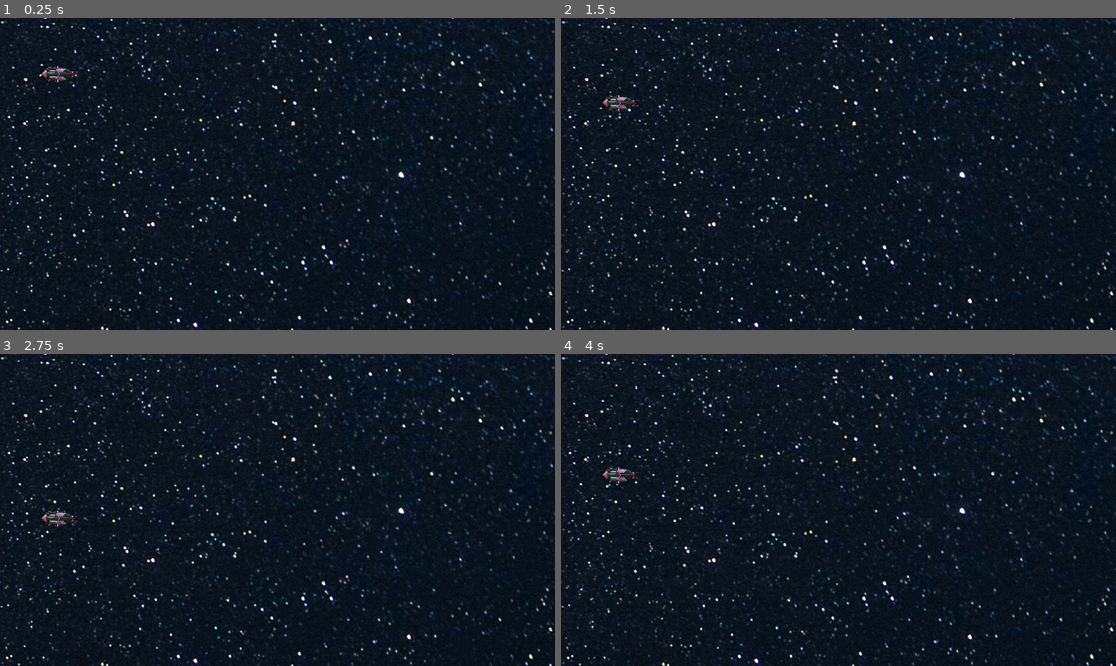
Above: before the commit, frames 1-4 (two rows, left to right).
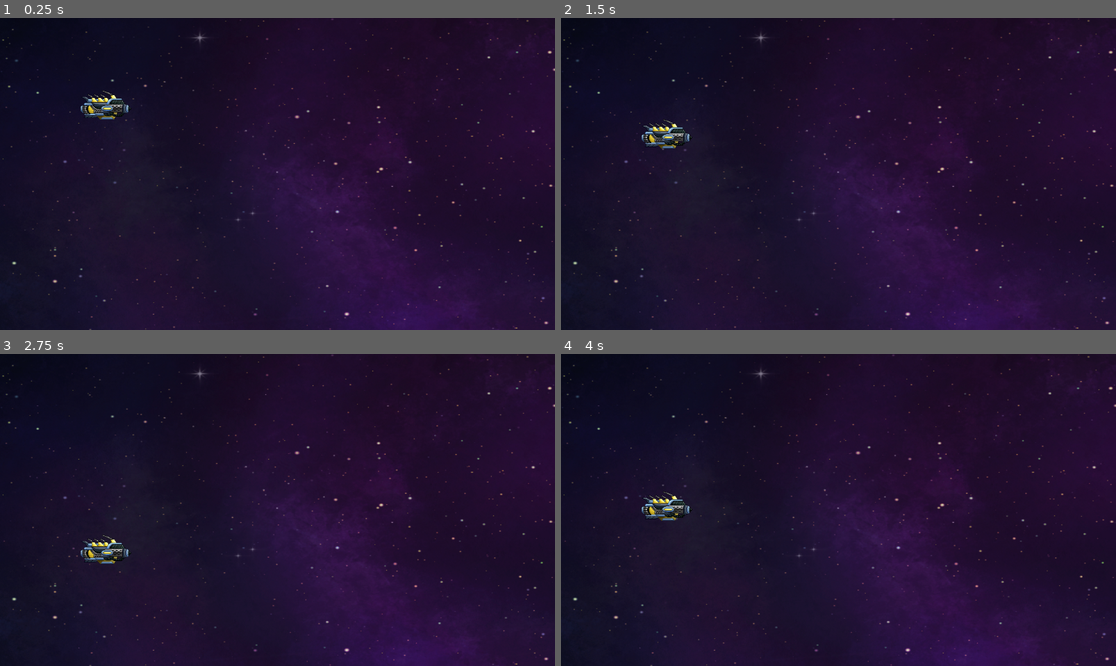
Above: after the commit, the same moments.

Repository: VRich-y/game-academico-2024
Game: Godot game, scene res://main_scene/main_scene.tscn
The game is run twice, just before and just after one commit, with the same random seed, the same clock (stepped at 60 frames per second) and the same inputs.
Inputs:
- Up to frame 1 (0.25 s): no input
- Up to frame 2 (1.5 s): tap Enter at 0.5 s; hold Right (ui_right) 0.53-1.28 s; tap Space at 1.25 s; hold Down (ui_down) from 1.28 s (still down)
- Up to frame 3 (2.75 s): release Down (ui_down) at 2.03 s; hold Right (ui_right) from 2.03 s (still down)
- Up to frame 4 (4 s): tap Enter at 2.75 s; release Right (ui_right) at 2.78 s; hold Up (ui_up) 2.78-3.53 s; hold Down (ui_down) from 3.53 s (still down)

The runs differ from the first frame. In frame 1, 39% of the frame differs, in the area x 0-100%, y 0-100%; in frame 2, 39%; in frame 3, 39%; in frame 4, 39%.

Commit message:
feat: Implamenta animação de turbo

Diff:
--- a/background_scene/background.tscn
+++ b/background_scene/background.tscn
@@ -1,9 +1,10 @@
 [gd_scene load_steps=2 format=3 uid="uid://cwhyx5budtjn"]
 
-[ext_resource type="Texture2D" uid="uid://dk3a3lla46430" path="res://assets/Background/bg1.jpg" id="1_0ogmk"]
+[ext_resource type="Texture2D" uid="uid://dqlwoe5oblvpc" path="res://assets/Background/Space_Background3.png" id="1_gp0l4"]
 
 [node name="Background" type="Node2D"]
 
 [node name="SpaceBackground2" type="Sprite2D" parent="."]
-position = Vector2(-501, -702)
-texture = ExtResource("1_0ogmk")
+position = Vector2(453, 482)
+scale = Vector2(1.51053, 1.109)
+texture = ExtResource("1_gp0l4")
--- a/main_scene/main_scene.tscn
+++ b/main_scene/main_scene.tscn
@@ -6,7 +6,7 @@
 [node name="MainScene" type="Node2D"]
 
 [node name="Background" parent="." instance=ExtResource("1_3fu3d")]
-position = Vector2(106, -252)
+position = Vector2(903, -19)
 
 [node name="ship" parent="." instance=ExtResource("2_2sbr6")]
-position = Vector2(26, 34)
+position = Vector2(106, 90)
--- /dev/null
+++ b/ship_scene/exhoust_player_shipe_sprite.gd
@@ -0,0 +1,27 @@
+extends Sprite2D
+
+var images: Array[String] = ["exhaust1.png", "exhaust2.png", "exhaust3.png", "exhaust4.png"];
+var turbo_status: Array[String] = ["Normal_flight", "Turbo_flight"];
+var image_path = "res://assets/PNG_Parts&Spriter_Animation/Ship5/Exhaust/";
+var current_image: int = 0;
+var current_turb: int = 0;
+
+func change_exhaust():
+	texture = load(image_path + turbo_status[current_turb] + "/Exhaust1" + images[current_image]);
+	print(image_path + turbo_status[current_turb] + "/Exhaust1" + images[current_image]);
+	current_image += 1;
+	if current_image >= 4:
+		current_image = 0;
+
+# Called when the node enters the scene tree for the first time.
+func _ready() -> void:
+	change_exhaust();
+
+
+# Called every frame. 'delta' is the elapsed time since the previous frame.
+func _process(delta: float) -> void:
+	if Input.is_action_pressed("ui_right"):
+		current_turb = 1;
+	else:
+		current_turb = 0;
+	change_exhaust();
--- a/ship_scene/ship.tscn
+++ b/ship_scene/ship.tscn
@@ -1,11 +1,16 @@
-[gd_scene load_steps=3 format=3 uid="uid://hfx25ld53cup"]
+[gd_scene load_steps=4 format=3 uid="uid://hfx25ld53cup"]
 
-[ext_resource type="Texture2D" uid="uid://c3kntaeydwcou" path="res://assets/PNG_Parts&Spriter_Animation/Ship2/Ship2.png" id="1_w01i0"]
+[ext_resource type="Texture2D" uid="uid://do8pbc3jfvyhf" path="res://assets/PNG_Parts&Spriter_Animation/Ship5/Ship5.png" id="1_ucacp"]
 [ext_resource type="Script" path="res://ship_scene/start_ship_image.gd" id="2_74ctn"]
+[ext_resource type="Script" path="res://ship_scene/exhoust_player_shipe_sprite.gd" id="4_uiokt"]
 
 [node name="ship" type="Node2D"]
 
 [node name="StartShipImage" type="Sprite2D" parent="."]
-position = Vector2(97, 83)
-texture = ExtResource("1_w01i0")
+position = Vector2(114, 91)
+texture = ExtResource("1_ucacp")
 script = ExtResource("2_74ctn")
+
+[node name="ExhaustPlayerShipeSprite" type="Sprite2D" parent="StartShipImage"]
+position = Vector2(-71, 9)
+script = ExtResource("4_uiokt")
--- a/ship_scene/start_ship_image.gd
+++ b/ship_scene/start_ship_image.gd
@@ -1,6 +1,7 @@
 extends Sprite2D
 
 var speed: float = 300.0
+
 # Called when the node enters the scene tree for the first time.
 func _ready() -> void:
 	pass # Replace with function body.
Binary file added: assets/Background/5532919.jpg
Not shown, changed: assets/Background/5532919.jpg.import
Renamed: assets/PNG_Parts&Spriter_Animation/Ship2/Ship2.png -> assets/PNG_Parts&Spriter_Animation/Ship2.png
Not shown, added: assets/PNG_Parts&Spriter_Animation/Ship2.png.import
